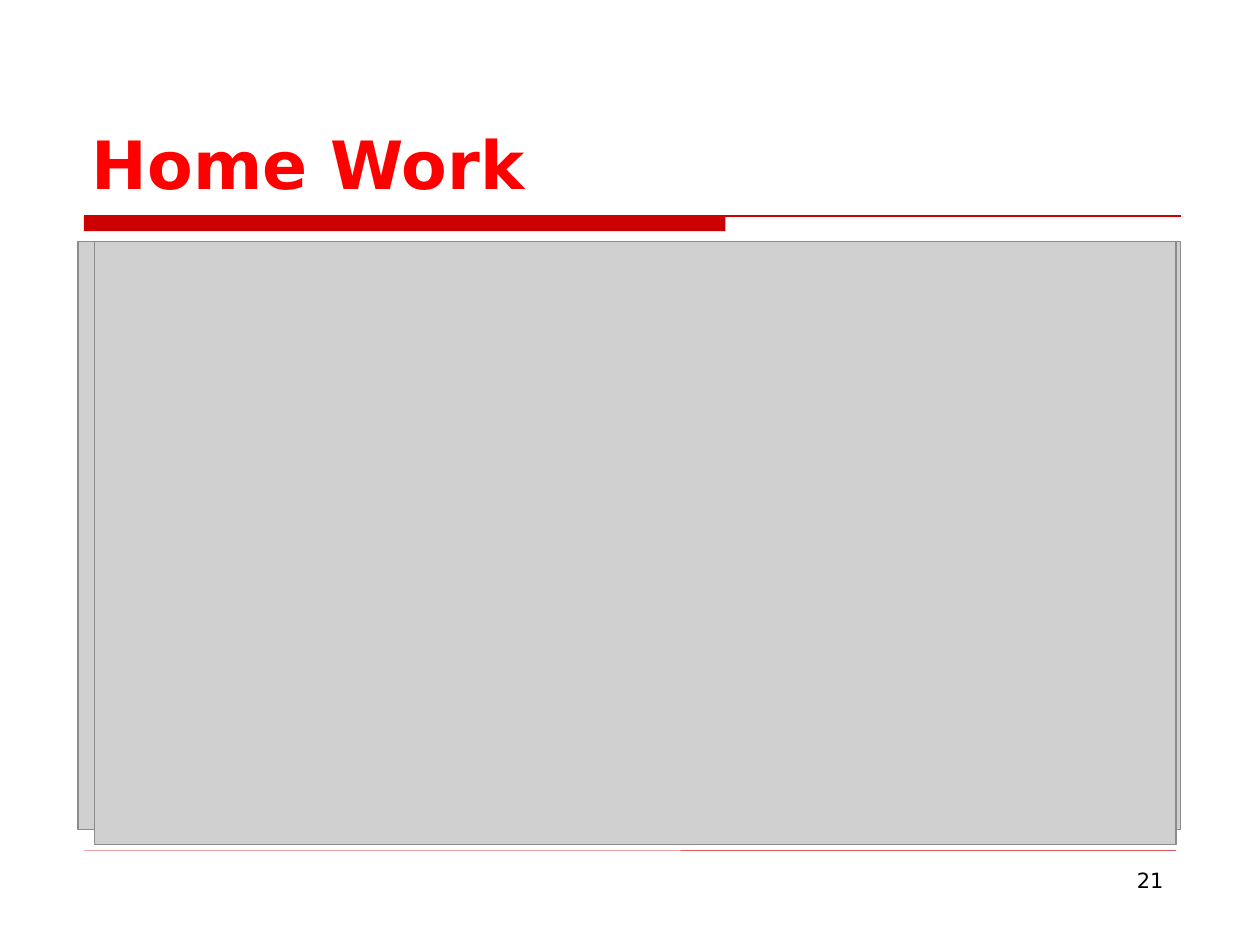
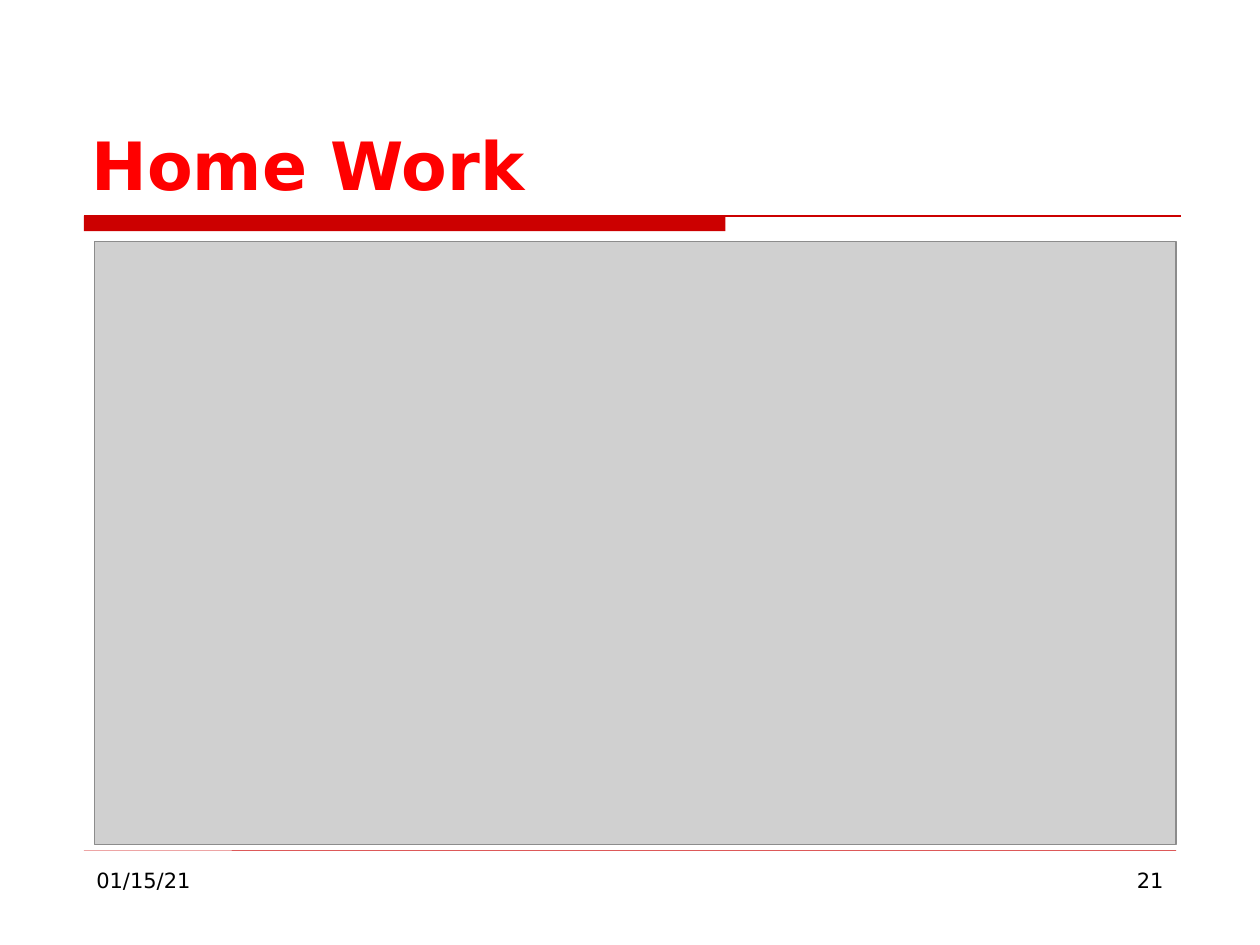
Before and after one commit to DaveatCor/RUPP-Y2, a slide deck: slide 21 of Chapter2_Recursive and Recursive.ppt. Drawn at 1260x945 pixels with LibreOffice and Linux fonts; fonts in the diff are those of the drawing; grey boxes stand for pictures; background and template pictures are left out. Boxes give left, top, right and bottom in pixels: in the first picture for what was removed or moved away, otherwise in the second. Text is boxed around its words. In the diff, an @@ line names an element or a change of style, - is before the commit and + after.

Commit message:
changed

```diff
--- a/Chapter2_Recursive and Recursive.ppt
+++ b/Chapter2_Recursive and Recursive.ppt
@@ picture removed at (78,242,1181,830) @@
@@ text added at (96,872,190,890), 12 pt, text #000000 @@
+01/15/21
```
Also in this commit, not shown: 22 other slides changed.
